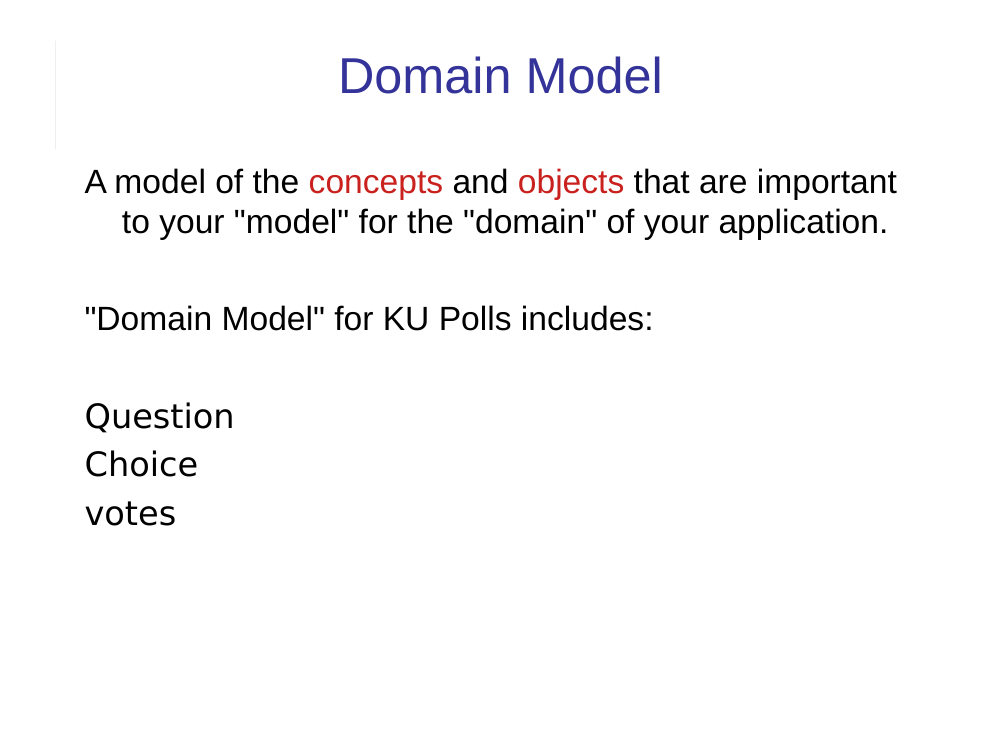
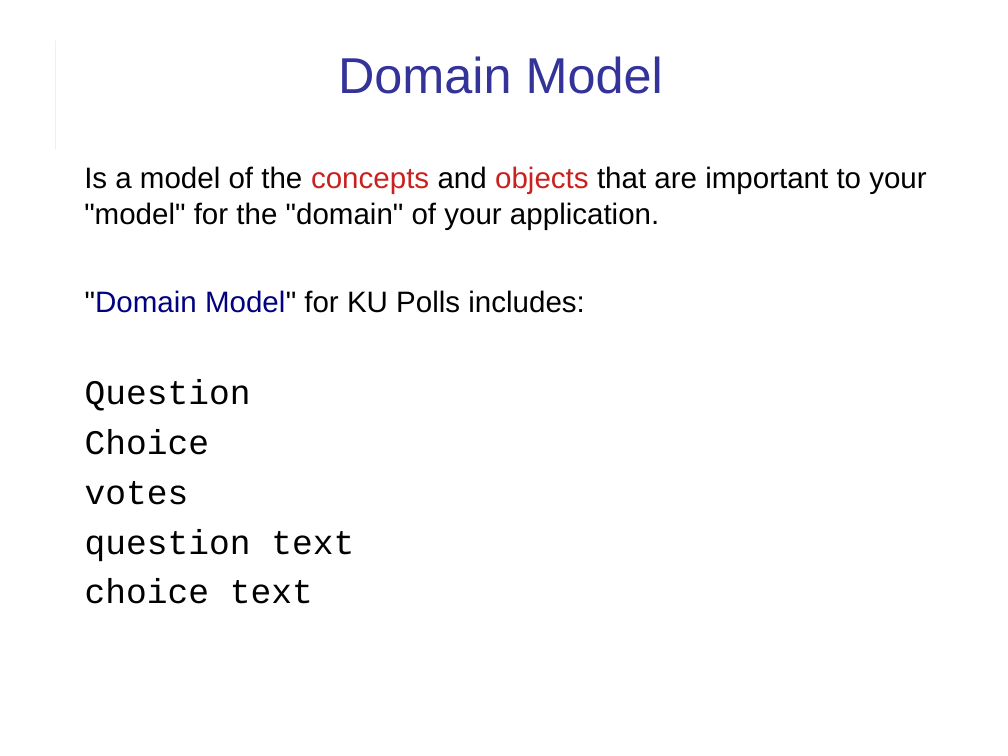
Before and after one commit to cpske/ISP, a slide deck: slide 24 of django/Django-review-1.pptx (slide 25 before the commit). Drawn at 1008x756 pixels with LibreOffice and Linux fonts; fonts in the diff are those of the drawing. Boxes give left, top, right and bottom in pixels: in the first picture for what was removed or moved away, otherwise in the second. Text is boxed around its words. In the diff, an @@ line names an element or a change of style, - is before the commit and + after.

Commit message:
Update KU Polls Iteration 2

```diff
--- a/django/Django-review-1.pptx
+++ b/django/Django-review-1.pptx
@@ text at (84, 166, 926, 230): text changed; size 24 to 21.1 pt @@
-A model of the concepts and objects that are important to your "model" for the "domain" of your application.
+Is a model of the concepts and objects that are important to your "model" for the "domain" of your application.
@@ text at (85, 290, 585, 505): size 24 to 21.1 pt in ""Domain Model" for KU Polls includes:"; text colour #000000 to #000080 in ""Domain Model""; size 24 to 24.6 pt, font DejaVu Sans to Courier New in "Question", "Choice", "votes" @@
@@ text at (85, 529, 354, 604): paragraphs added @@
+question text
+choice text
```
Also in this commit, not shown: 14 other slides changed, 5 slides added, 2 slides removed, 2 other files.
